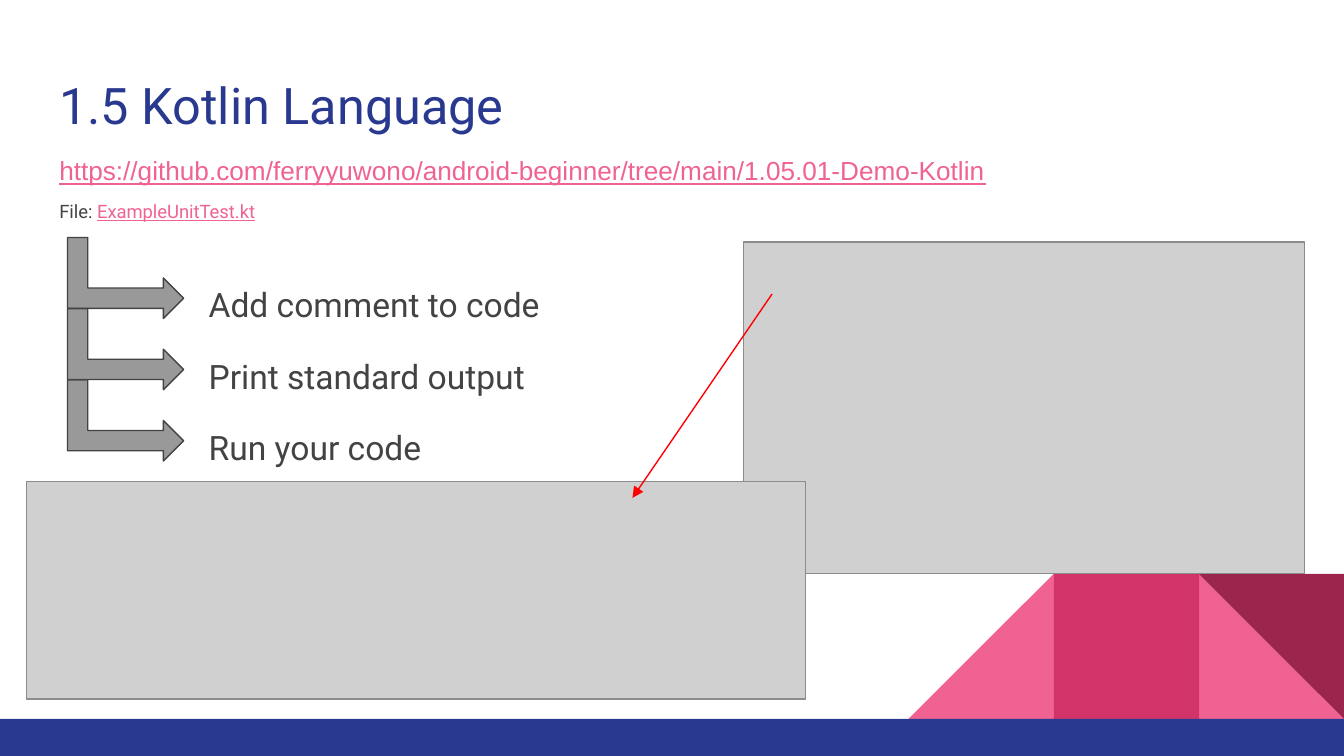
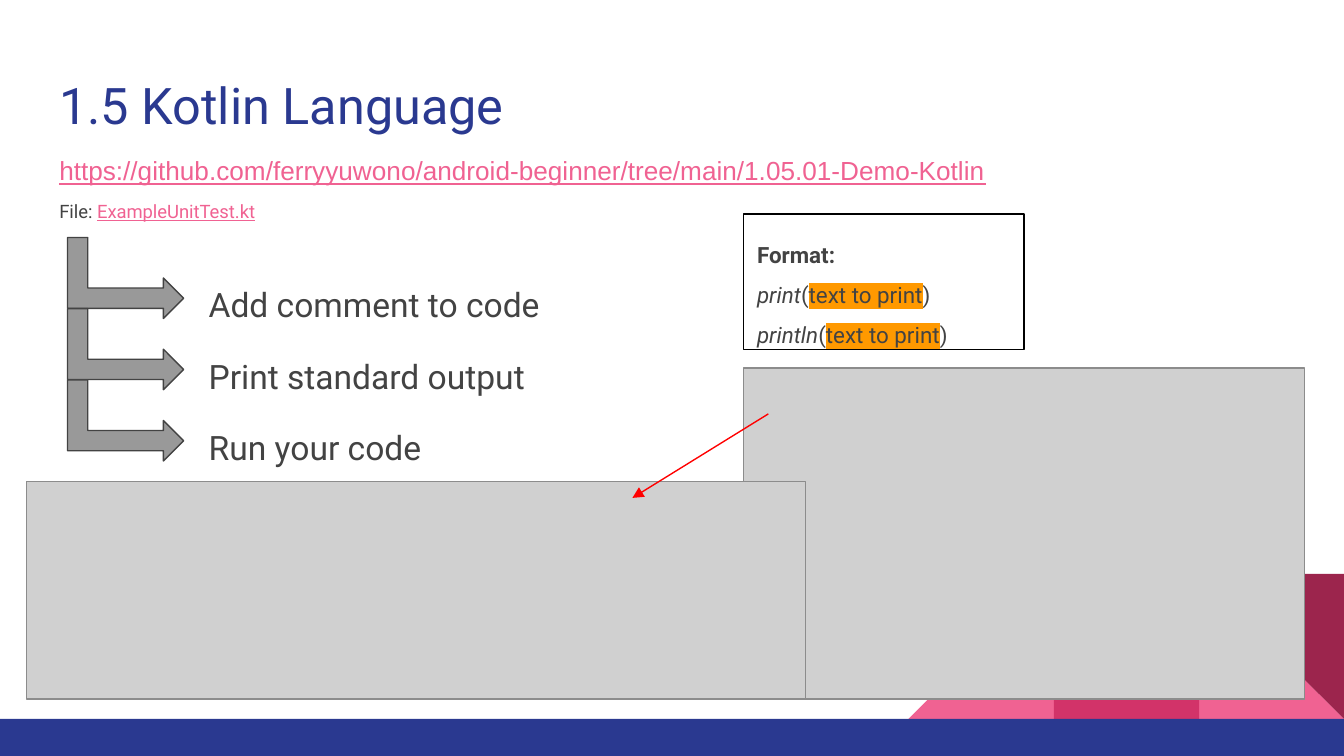
Before and after one commit to ferryyuwono/android-beginner, a slide deck: slide 17 of Beginner Level for Android Development using Kotlin - Module 1.pptx. Drawn at 1344x756 pixels with LibreOffice and Linux fonts; fonts in the diff are those of the drawing; grey boxes stand for pictures. Boxes give left, top, right and bottom in pixels: in the first picture for what was removed or moved away, otherwise in the second. Text is boxed around its words. In the diff, an @@ line names an element or a change of style, - is before the commit and + after.

```diff
--- a/Beginner Level for Android Development using Kotlin - Module 1.pptx
+++ b/Beginner Level for Android Development using Kotlin - Module 1.pptx
@@ rectangle added at (743, 214, 1024, 349), outline #000000 0.75 pt, 12 pt, text #434343 @@
+Format:
+print(text to print)
+println(text to print)
@@ picture: place and size @@
-picture at (743, 242, 1305, 573)
+picture at (743, 368, 1305, 699)
@@ arrow moved from (771, 294) - (633, 497) to (769, 414) - (633, 497) @@
```
Also in this commit, not shown: 10 other slides changed, 7 slides added, 7 slides removed.
